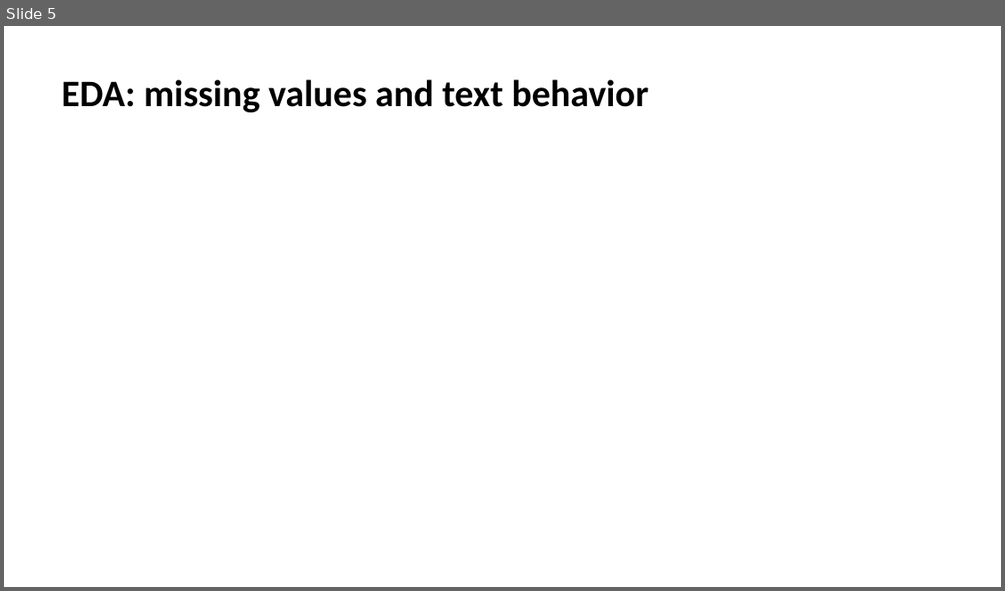
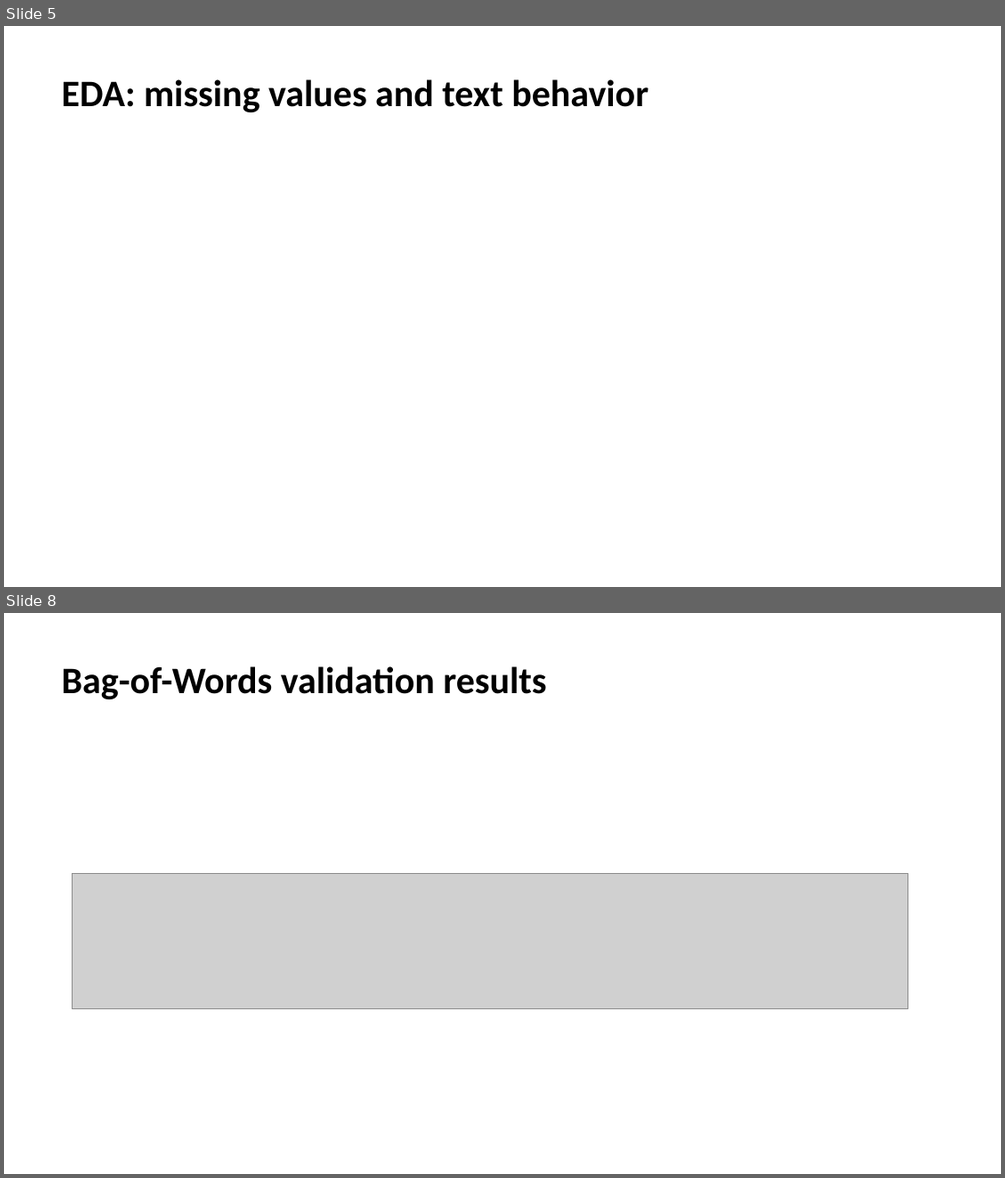
Before and after one commit to dariaproniakova/danit_final_project, a slide deck: presentation/Presentation_project.pptx. Shown one above the other, each under a label of ours: slide 5 before the commit, slides 5 and 8 after it; the slides between them are not shown. The pictures are 1005x591 and 1005x1178 pixels, drawn with LibreOffice and Linux fonts; fonts in the diff are those of the drawing; grey boxes stand for pictures. Boxes give left, top, right and bottom in pixels: in the first picture for what was removed or moved away, otherwise in the second. Text is boxed around its words. In the diff, an @@ line names an element or a change of style, - is before the commit and + after.

```diff
--- a/presentation/Presentation_project.pptx
+++ b/presentation/Presentation_project.pptx
@@ slide 8 added at <box>4,613,1001,1174</box>, background #FFFFFF @@
@@ title added at <box>62,666,546,699</box>, 36 pt, text #000000, bold @@
+Bag-of-Words validation results
@@ picture added at <box>72,874,908,1009</box> @@
```
Also in this commit, not shown: 8 other slides added, 3 other files.
